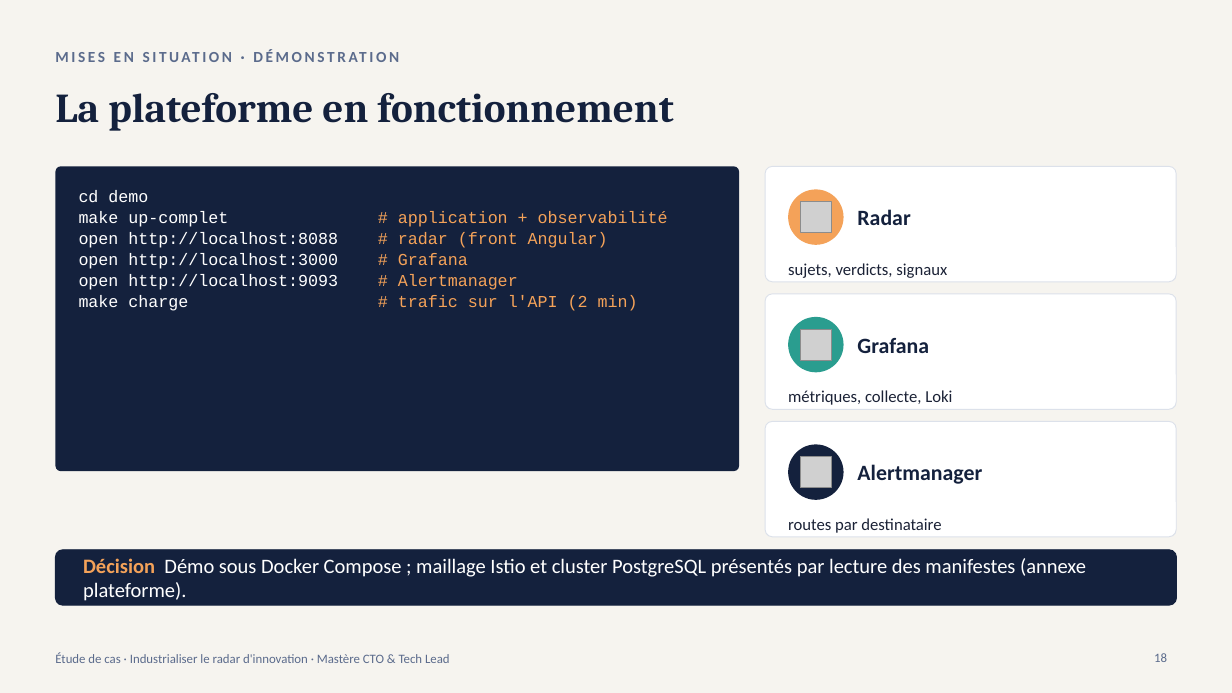
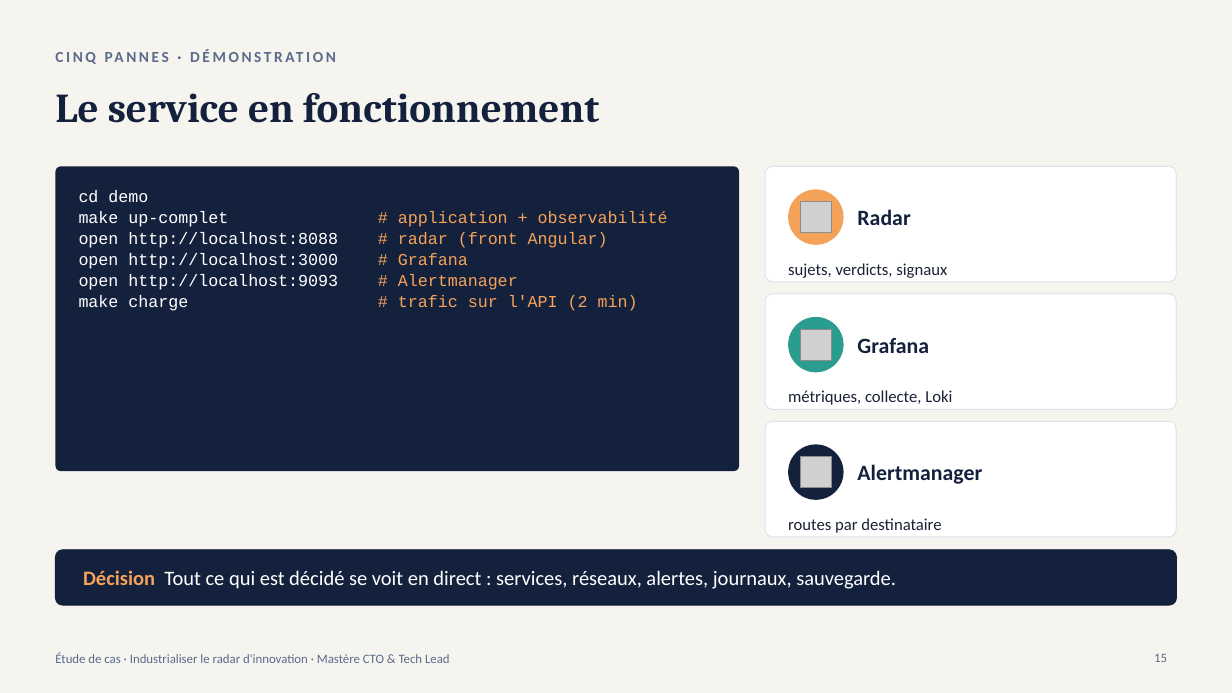
Before and after one commit to nderhore/radar-veille-ia-kubernetes, a slide deck: slide 15 of 03_slides-etude-de-cas.pptx (slide 18 before the commit). Drawn at 1232x693 pixels with LibreOffice and Linux fonts; fonts in the diff are those of the drawing; grey boxes stand for pictures. Boxes give left, top, right and bottom in pixels: in the first picture for what was removed or moved away, otherwise in the second. Text is boxed around its words. In the diff, an @@ line names an element or a change of style, - is before the commit and + after.

Commit message:
docs: adapte l'étude de cas, les diapositives et les runbooks à docker compose

```diff
--- a/03_slides-etude-de-cas.pptx
+++ b/03_slides-etude-de-cas.pptx
@@ title at (x1=55, y1=93, x2=599, y2=123): text changed @@
-La plateforme en fonctionnement
+Le service en fonctionnement
@@ text at (x1=322, y1=102, x2=368, y2=123): text changed @@
-MISES EN SITUATION · DÉMONSTRATION
+CINQ PANNES · DÉMONSTRATION
@@ text at (x1=83, y1=570, x2=896, y2=589): text changed @@
-Décision Démo sous Docker Compose ; maillage Istio et cluster PostgreSQL présentés par lecture des manifestes (annexe plateforme).
+Décision Tout ce qui est décidé se voit en direct : services, réseaux, alertes, journaux, sauvegarde.
@@ page number at (x1=1154, y1=654, x2=1167, y2=662): text changed @@
-18
+15
```
Also in this commit, not shown: 13 other slides changed, 7 slides added, 8 slides removed, 5 other files.
